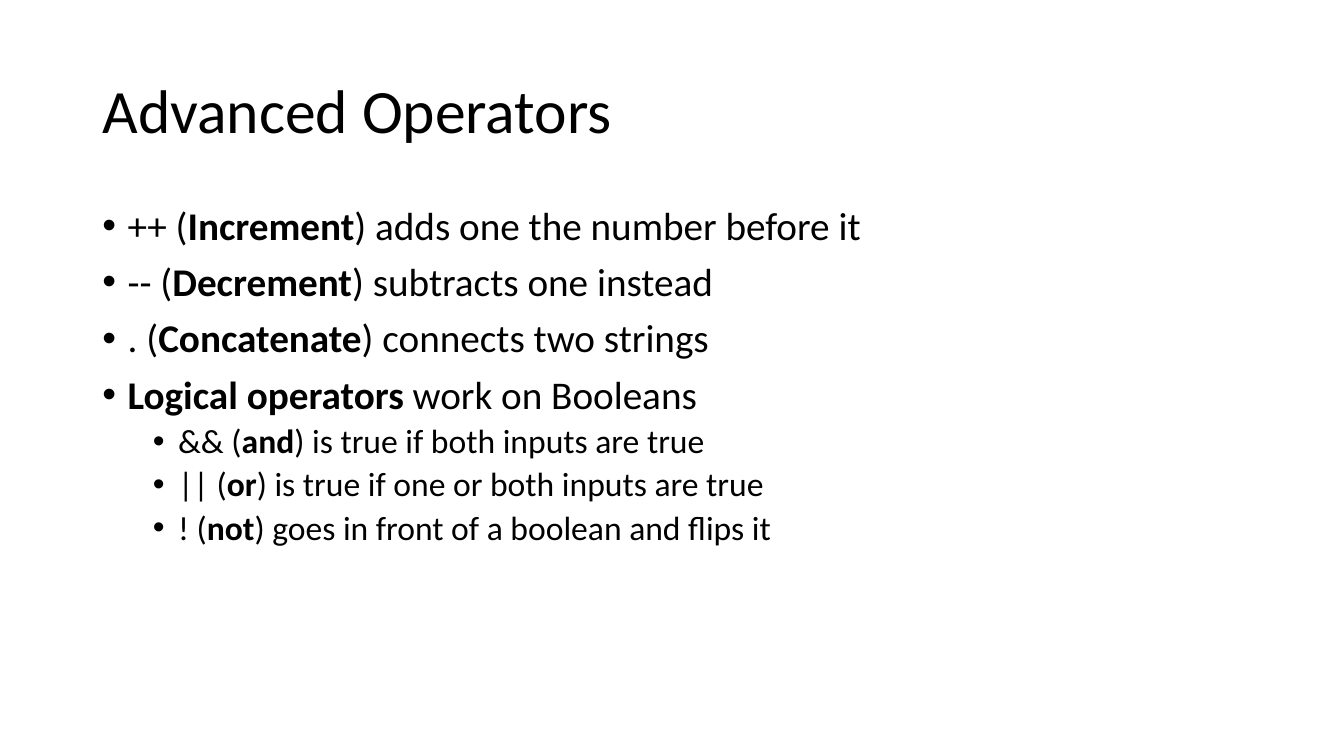
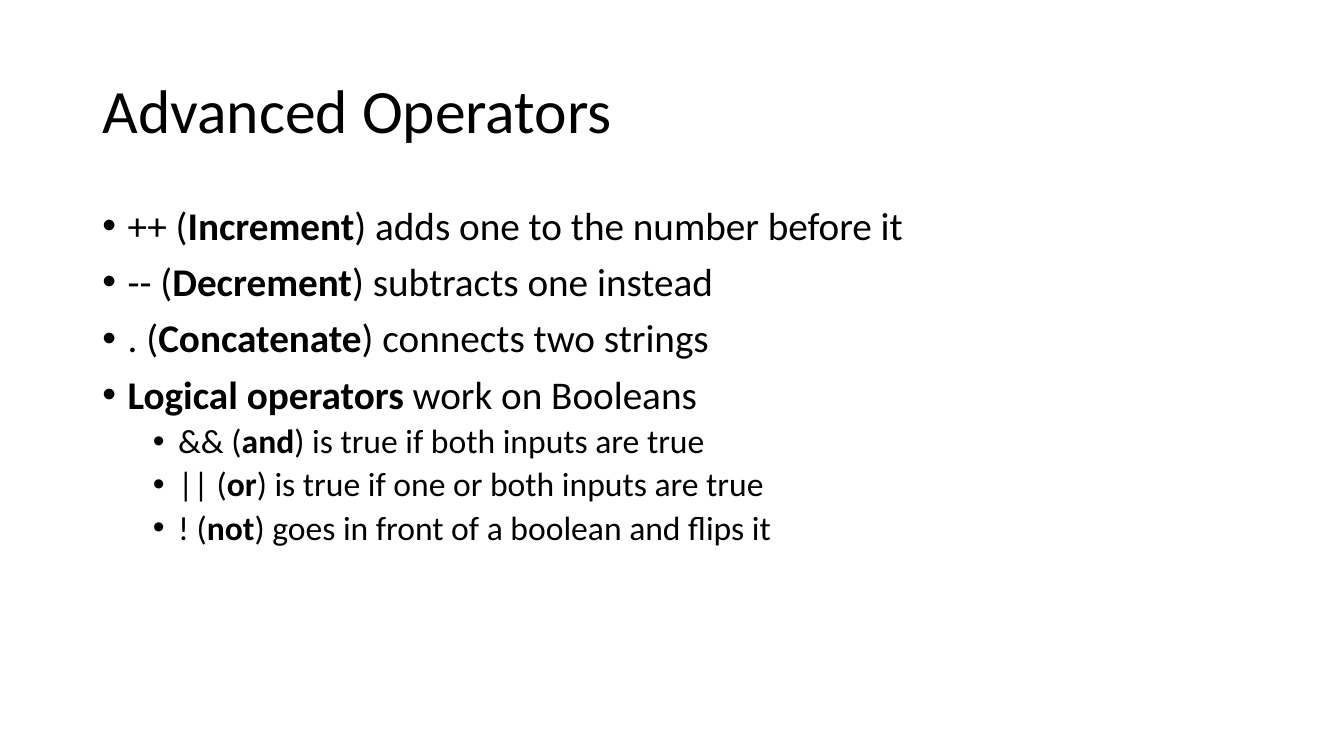
Before and after one commit to PHPEmbark/curriculum, a slide deck: slide 11 of course/1 - Basic Programming/Basic Programming.pptx (slide 14 before the commit). Drawn at 1344x756 pixels with LibreOffice and Linux fonts; fonts in the diff are those of the drawing. Boxes give left, top, right and bottom in pixels: in the first picture for what was removed or moved away, otherwise in the second. Text is boxed around its words. In the diff, an @@ line names an element or a change of style, - is before the commit and + after.

```diff
--- a/course/1 - Basic Programming/Basic Programming.pptx
+++ b/course/1 - Basic Programming/Basic Programming.pptx
@@ text at (x1=176, y1=211, x2=903, y2=246): text changed @@
-• ++ (Increment) adds one the number before it
+• ++ (Increment) adds one to the number before it
```
Also in this commit, not shown: 7 other slides changed, 20 slides added, 3 slides removed.
